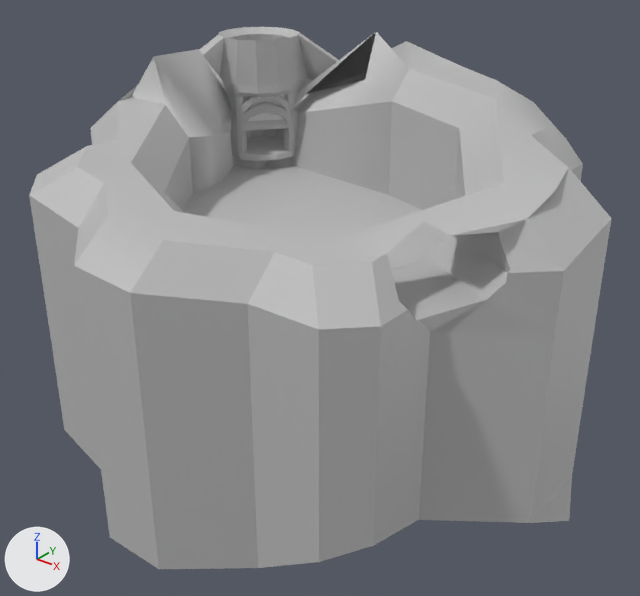
The FBX model Assets/Benja/3D/PozodeLava.fbx as it was, and as the next commit left it.
Rendered twice from a 50 mm camera at (-5.91, -8.17, 5.5) aimed at (-12.52, 0.1, 0.38). Every picture has the same lights, and +X, +Y and +Z are marked at lower left. The picture after the commit comes second. Where no turn or scale is listed for an object, it has been applied to the vertices.

In view in the first picture: 'Lavapozo2', 'pTorus2'.
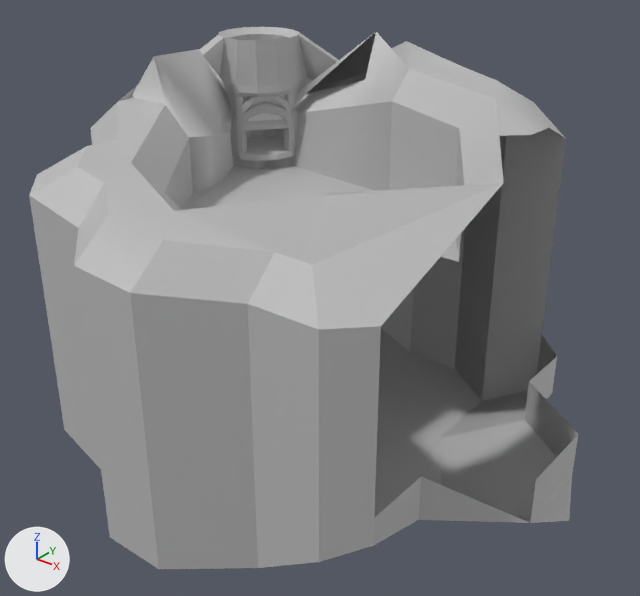
Where the change shows, as pixel boxes (x1, y1, x2, y2) in the pictures (640 x 596 px):
'Lavapozo2', reshaped
    before: (29, 32, 612, 569)
    after: (29, 32, 578, 569)
part 1 of me_mesh, cut back
    before: (176, 128, 612, 523)
    after: (176, 163, 504, 329)

The change in detail:
me_mesh is used by ob_lavapozo2; location (-12.83, -0.06, 0.69).
me_mesh had 254 vertices, 428 faces and spanned x -4.08..4.08, y -3.24..3.24, z -2.66..2.66.
me_mesh now has 201 vertices, 354 faces and spans x -4.08..4.08, y -3.24..3.24, z -2.66..2.66.
Part 1, on me_mesh:
55 vertices are removed from x 1.75..3.85, y -1.71..2.19, z 0.09..1.94.
84 faces are deleted.
1 vertex moves from x 1.54, y -1.23, z 1.05 to x 1.54, y -1.23, z 1.79.
2 vertices are added at (1.79, -1.52, 1.91), (2.42, 0.08, 1.55).
10 new faces join them.
Other edits to the shape of me_mesh do not show in these pictures.
